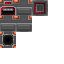
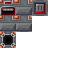
Revision of a layered 64px x 64px image; what changed, layer by layer:
removed layer "Background" over (x1=0, y1=0, x2=48, y2=48)
added layer "Paint Layer 1" above "Filter Layer 1 (HSV/HSL Adjustment)" over (x1=0, y1=0, x2=48, y2=48)
added layer "Background Merged" over (x1=0, y1=0, x2=48, y2=48)
